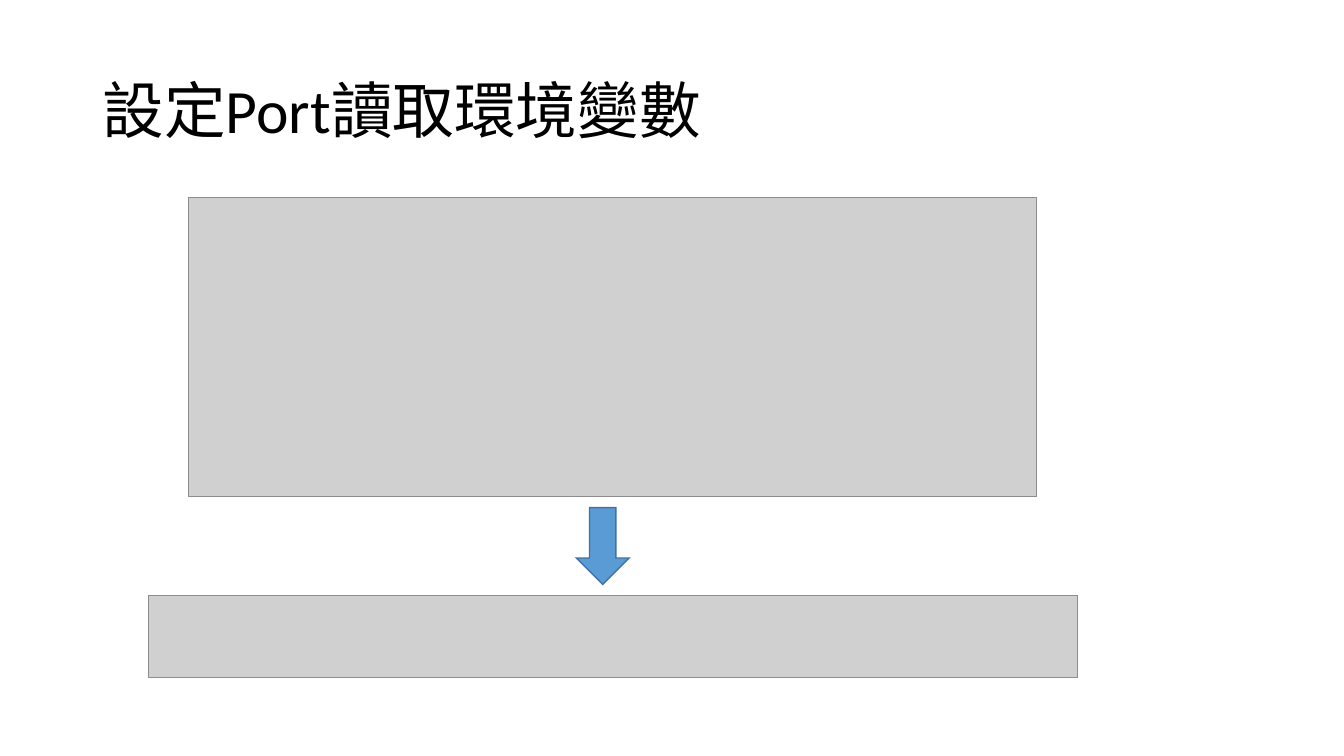
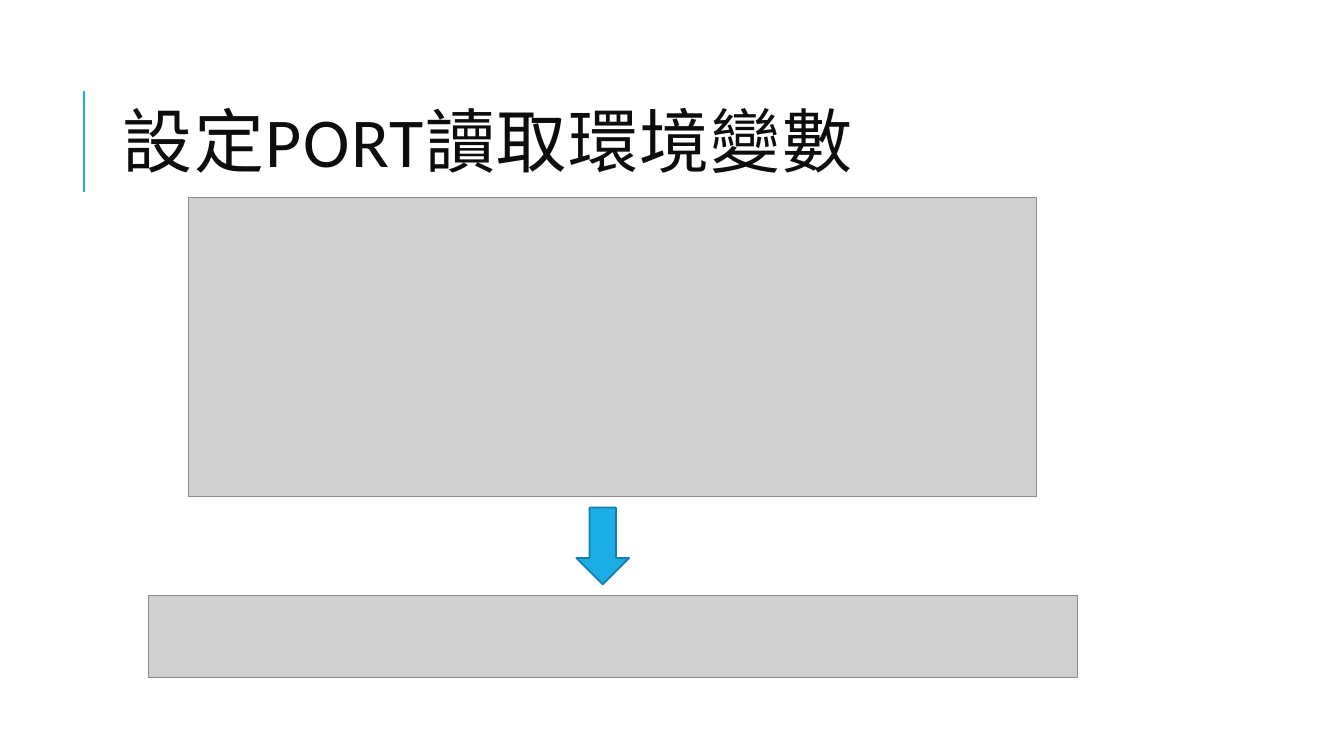
Before and after one commit to 106598065/ReactJSClass, a slide deck: slide 12 of React2627.pptx (slide 8 before the commit). Drawn at 1344x756 pixels with LibreOffice and Linux fonts; fonts in the diff are those of the drawing; grey boxes stand for pictures. Boxes give left, top, right and bottom in pixels: in the first picture for what was removed or moved away, otherwise in the second. Text is boxed around its words. In the diff, an @@ line names an element or a change of style, - is before the commit and + after.

```diff
--- a/React2627.pptx
+++ b/React2627.pptx
@@ line added from (84, 192) to (84, 91), #1CADE4 1.5 pt @@
@@ title at (x1=123, y1=108, x2=852, y2=173): text changed; size 44 to 50 pt; text colour #000000 to #0D0D0D @@
-設定Port讀取環境變數
+設定PORT讀取環境變數
@@ down arrow at (x1=577, y1=508, x2=629, y2=585): fill #5B9BD5 to #1CADE4; outline #43739E 1 pt to #1580A9 1.25 pt @@
```
Also in this commit, not shown: 9 other slides changed, 7 slides added, 3 slides removed.
